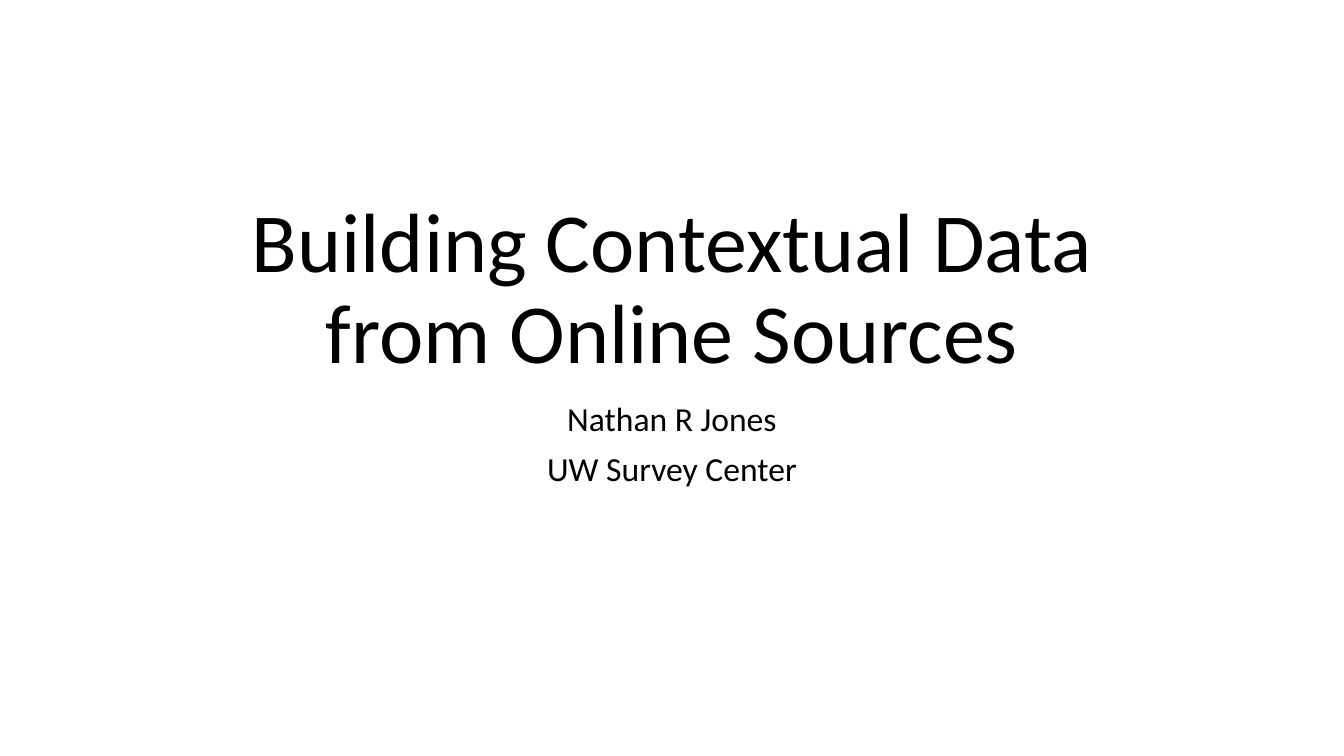
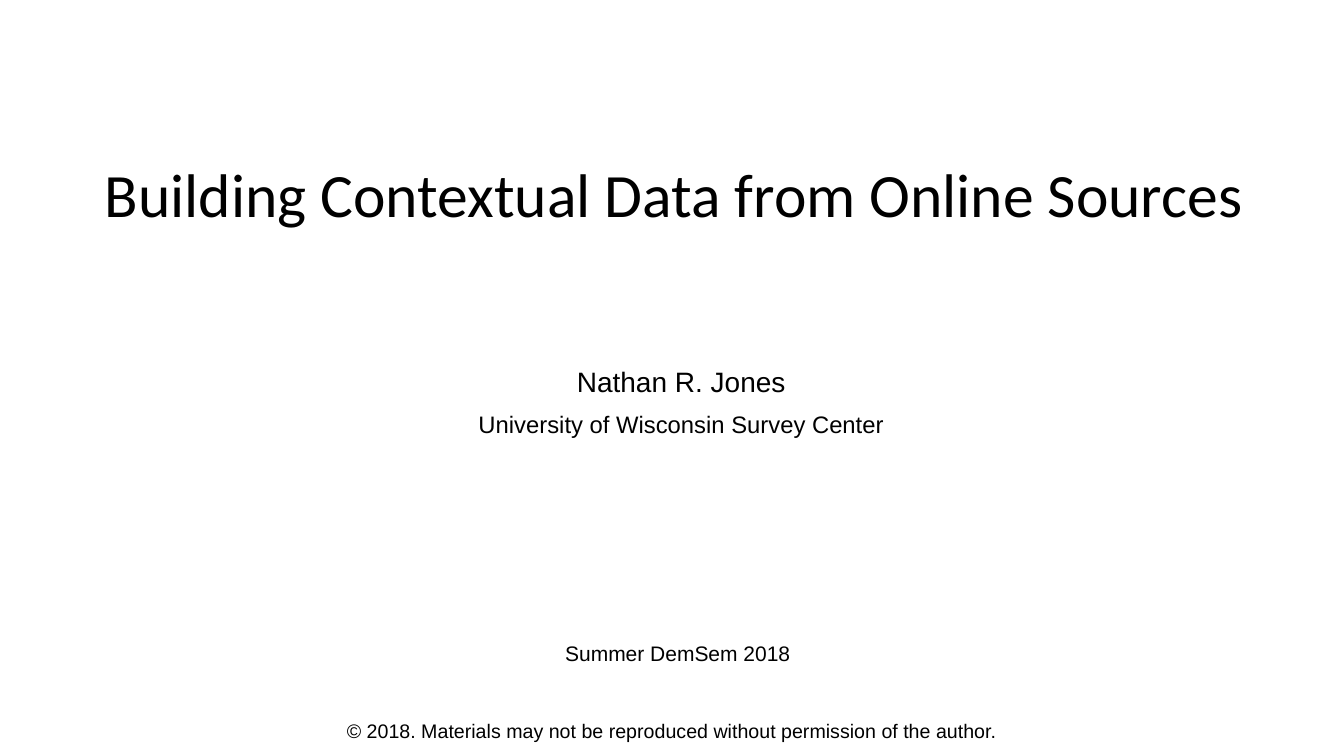
Before and after one commit to nrjjones/BuildingContextualData, a slide deck: slide 1 of presentation/Jones - Contextual Data Presentation.pptx. Drawn at 1344x756 pixels with LibreOffice and Linux fonts; fonts in the diff are those of the drawing; background and template pictures are left out. Boxes give left, top, right and bottom in pixels: in the first picture for what was removed or moved away, otherwise in the second. Text is boxed around its words. In the diff, an @@ line names an element or a change of style, - is before the commit and + after.

```diff
--- a/presentation/Jones - Contextual Data Presentation.pptx
+++ b/presentation/Jones - Contextual Data Presentation.pptx
@@ title "Building Contextual Data from Online ...": place and size @@
-title "Building Contextual Data from Online ..." at box(252, 213, 1092, 364)
+title "Building Contextual Data from Online ..." at box(105, 174, 1242, 228)
@@ title "Building Contextual Data from Online ..." at box(105, 174, 1242, 228): size 60 to 44 pt; vertical alignment bottom to middle @@
@@ text "Nathan R. Jones" at box(478, 371, 884, 438): vertical alignment top to middle @@
@@ text at box(478, 371, 884, 438): text changed; size 24 to 17 pt; font Calibri to Arial @@
-Nathan R Jones
-UW Survey Center
+Nathan R. Jones
+University of Wisconsin Survey Center
@@ text added at box(565, 646, 790, 662), 15 pt, text #000000 @@
+Summer DemSem 2018
@@ text added at box(367, 723, 996, 742), 14 pt, text #000000 @@
+© 2018. Materials may not be reproduced without permission of the author.
```
Also in this commit, not shown: 8 other slides changed, 2 other files.
